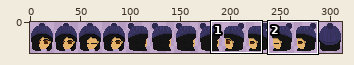
File history of a sprite sheet, graphics/player/melissa_head.png. Above: a wide view before the commit, with the close-up outlined.
Close-up. Old version:
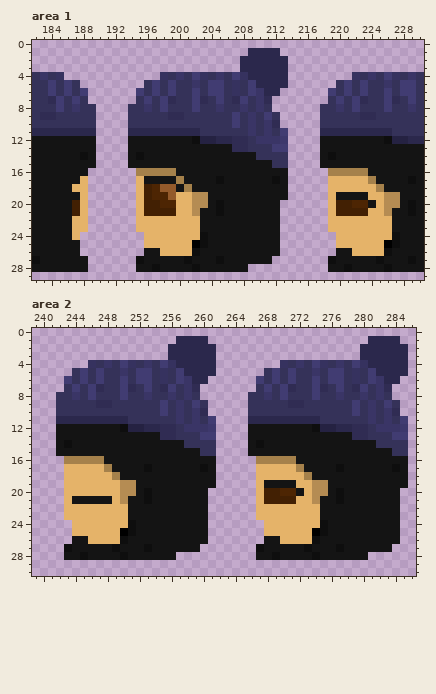
The file is 312x31 pixels. Colours within 5 levels of each other are drawn and written as one. Shown: area 1: x 182..230, y 0..29; area 2: x 239..286, y 0..30. The commit also changed other parts of the picture, which this record leaves out.
After the commit:
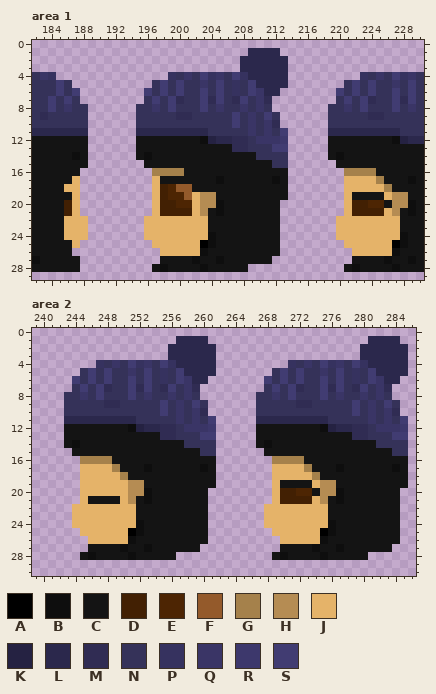
Palette (. is transparent): A #000000  B #0e0e0e  C #141414  D #422003  E #4d2503  F #945a2b  G #a5814b  H #b58c53  J #e5b369  K #252242  L #2b284c  M #302c53  N #353259  P #36325f  Q #3a3566  R #3d386c  S #413c72
Changes in this commit:
--- area 1
@@ x 182..230 @@
  3 ..........................LLLLLL.................
- 4 NQNP............PNQNSPNQNSPLLLLL........PNQNSPNQN
- 5 NNSNSN........NSNSNNQNSSNPNSLLLL......NSNSNNQNSSN
- 6 NNSNSNS......SNSNSNNSNSSNPNSQLL......SNSNSNNSNSSN
- 7 NNMSNSN......NSNSMNNSMNSNMSNQM.......NSNSMNNSMNSN
- 8 NNNSNQNN....NNQNSNNNSNNQNNQNQN......NNQNSNNNSNNQN
- 9 NMMNNNNN....NNNNNMMNNNNNNSNQNSN.....NNNNNMMNNNNNN
-10 NNNNNNNN....NNNNNNNNNNNNNSNQNQM.....NNNNNNNNNNNNN
-11 LLLLLLLL....LLLLLLLLLNNNNNNQNQNS....LLLLLLLLLNNNN
-12 CCCCCCCC....CCCCCCCCBKKLLMMNQQQR....CCCCCCCCBKKLL
-13 CCCCCCCC....CCCCCCCCCCCCCMMNNNSS....CCCCCCCCCCCCC
-14 CCCCCCBC....CBCCCCCCCCCCCCCCNNNN....CBCCCCCCCCCCC
-15 CCCCCCCC....CCCCCCCCCCCCCCCCCCNN....CCCCCCCCCCCCC
-16 CCCCCCC......GGGGGCCCCCCCCCCCCCC.....GGGGGCCCCCCC
-17 CCCCCCJ......JCCCCGCCCCBCCCCCCBC.....JJJJJGCCCCBC
-18 CCCCCJJ......JDEFFCGCCCCCCCCCCCC.....JJJJJJGCCCCC
-19 CCCCCCJ......JDEEFJJHHCCCCCCCCCC.....JCCCCJJHHCCC
-20 CCCCCDJ......JDDEEJJHHCBCCCCCCC......JDDEECJHHCBC
-21 CCCCCDJ......JDDDDJJHCCBCCCCCCC......JDDDDJJHCCBC
-22 CCCCCJJ......JJJJJJJJCCCCCCCCCC......JJJJJJJJCCCC
-23 CCCCCJJ......JJJJJJJJCCCCCCCCCC......JJJJJJJJCCCC
-24 CCCCCJ........JJJJJJJBCCCCCCCCC.......JJJJJJJBCCC
-25 CCCCCC........JJJJJJABCCCCCCCCC.......JJJJJJABCCC
-26 CCCCCC........CCJJJJBCCCCCCCCCC.......CCJJJJBCCCC
-27 BCCCCCC......BCCCCCBCCCBCCCCCC.......BCCCCCBCCCBC
-28 CCCCCCC......CCBCCCCBCCCCCC..........CCBCCCCBCCCC
+ 4 NQP..............PNQNSPQNSPLLLLL.........PNQNSPQN
+ 5 NNNSN..........NSNSNNQNSNPNSLLLL.......NSNSNNQNSN
+ 6 NNNSNS........SNSNSNNSNSNPNSQLL.......SNSNSNNSNSN
+ 7 NNSNSN........NSNSMNNSMSNMSNQM........NSNSMNNSMSN
+ 8 NNSNQNN......NNQNSNNNSNQNNQNQN.......NNQNSNNNSNQN
+ 9 NMNNNNN......NNNNNMMNNNNNSNQNSN......NNNNNMMNNNNN
+10 NNNNNNN......NNNNNNNNNNNNSNQNQM......NNNNNNNNNNNN
+11 LLLLLLL......LLLLLLLLLNNNNNQNQNS.....LLLLLLLLLNNN
+12 CCCCCCC......CCCCCCCCBKLLMMNQQQR.....CCCCCCCCBKLL
+13 CCCCCCC......CCCCCCCCCCCCMMNNNSS.....CCCCCCCCCCCC
+14 CCCCCBC......CBCCCCCCCCCCCCCNNNN.....CBCCCCCCCCCC
+15 CCCCCCC.......CCCCCCCCCCCCCCCCNN......CCCCCCCCCCC
+16 CCCCCC.........GGGGCCCCCCCCCCCCC.......GGGGCCCCCC
+17 CCCCCJ.........JCCCCCCCBCCCCCCBC.......JJJJGCCCBC
+18 CCCCJJ.........JDEFFCCCCCCCCCCCC.......JJJJJGCCCC
+19 CCCCCJ.........JDEEFJHHCCCCCCCCC.......JCCCCJHHCC
+20 CCCCDJ.........JDDEEJHHBCCCCCCC........JDDEECHHBC
+21 CCCCDJ.........JDDDDJHCBCCCCCCC........JDDDDJHCBC
+22 CCCCJJJ.......JJJJJJJJCCCCCCCCC.......JJJJJJJJCCC
+23 CCCCJJJ.......JJJJJJJJCCCCCCCCC.......JJJJJJJJCCC
+24 CCCCJJJ.......JJJJJJJJBCCCCCCCC.......JJJJJJJJBCC
+25 CCCCCJ.........JJJJJJABCCCCCCCC........JJJJJJABCC
+26 CCCCC...........JJJJJBCCCCCCCCC.........JJJJJBCCC
+27 BCCCCC..........CCCCBCCBCCCCCC..........CCCCBCCBC
+28 CCCCCC.........CBCCCCBCCCCC............CBCCCCBCCC
 29 .................................................
--- area 2
@@ x 239..286 @@
  3 .................LLLLLL..................LLLLLL.
- 4 .......PNQNSPNQNSPLLLLL........PNQNSPNQNSPLLLLL.
- 5 .....NSNSNNQNSSNPNSLLLL......NSNSNNQNSSNPNSLLLL.
- 6 ....SNSNSNNSNSSNPNSQLL......SNSNSNNSNSSNPNSQLL..
- 7 ....NSNSMNNSMNSNMSNQM.......NSNSMNNSMNSNMSNQM...
- 8 ...NNQNSNNNSNNQNNQNQN......NNQNSNNNSNNQNNQNQN...
- 9 ...NNNNNMMNNNNNNSNQNSN.....NNNNNMMNNNNNNSNQNSN..
-10 ...NNNNNNNNNNNNNSNQNQM.....NNNNNNNNNNNNNSNQNQM..
-11 ...LLLLLLLLLNNNNNNQNQNS....LLLLLLLLLNNNNNNQNQNS.
-12 ...CCCCCCCCBKKLLMMNQQQR....CCCCCCCCBKKLLMMNQQQR.
-13 ...CCCCCCCCCCCCCMMNNNSS....CCCCCCCCCCCCCMMNNNSS.
-14 ...CBCCCCCCCCCCCCCCNNNN....CBCCCCCCCCCCCCCCNNNN.
-15 ...CCCCCCCCCCCCCCCCCCNN....CCCCCCCCCCCCCCCCCCNN.
-16 ....GGGGGCCCCCCCCCCCCCC.....GGGGGCCCCCCCCCCCCCC.
-17 ....JJJJJGCCCCBCCCCCCBC.....JJJJJGCCCCBCCCCCCBC.
-18 ....JJJJJJGCCCCCCCCCCCC.....JJJJJJGCCCCCCCCCCCC.
-19 ....JJJJJJJHHCCCCCCCCCC.....JCCCCJJHHCCCCCCCCCC.
-20 ....JJJJJJJHHCBCCCCCCC......JDDEECJHHCBCCCCCCC..
-21 ....JCCCCCJHCCBCCCCCCC......JDDDDJJHCCBCCCCCCC..
-22 ....JJJJJJJJCCCCCCCCCC......JJJJJJJJCCCCCCCCCC..
-23 ....JJJJJJJJCCCCCCCCCC......JJJJJJJJCCCCCCCCCC..
-24 .....JJJJJJJBCCCCCCCCC.......JJJJJJJBCCCCCCCCC..
-25 .....JJJJJJABCCCCCCCCC.......JJJJJJABCCCCCCCCC..
-26 .....CCJJJJBCCCCCCCCCC.......CCJJJJBCCCCCCCCCC..
-27 ....BCCCCCBCCCBCCCCCC.......BCCCCCBCCCBCCCCCC...
-28 ....CCBCCCCBCCCCCC..........CCBCCCCBCCCCCC......
+ 4 ........PNQNSPQNSPLLLLL.........PNQNSPQNSPLLLLL.
+ 5 ......NSNSNNQNSNPNSLLLL.......NSNSNNQNSNPNSLLLL.
+ 6 .....SNSNSNNSNSNPNSQLL.......SNSNSNNSNSNPNSQLL..
+ 7 .....NSNSMNNSMSNMSNQM........NSNSMNNSMSNMSNQM...
+ 8 ....NNQNSNNNSNQNNQNQN.......NNQNSNNNSNQNNQNQN...
+ 9 ....NNNNNMMNNNNNSNQNSN......NNNNNMMNNNNNSNQNSN..
+10 ....NNNNNNNNNNNNSNQNQM......NNNNNNNNNNNNSNQNQM..
+11 ....LLLLLLLLLNNNNNQNQNS.....LLLLLLLLLNNNNNQNQNS.
+12 ....CCCCCCCCBKLLMMNQQQR.....CCCCCCCCBKLLMMNQQQR.
+13 ....CCCCCCCCCCCCMMNNNSS.....CCCCCCCCCCCCMMNNNSS.
+14 ....CBCCCCCCCCCCCCCNNNN.....CBCCCCCCCCCCCCCNNNN.
+15 .....CCCCCCCCCCCCCCCCNN......CCCCCCCCCCCCCCCCNN.
+16 ......GGGGCCCCCCCCCCCCC.......GGGGCCCCCCCCCCCCC.
+17 ......JJJJGCCCBCCCCCCBC.......JJJJGCCCBCCCCCCBC.
+18 ......JJJJJGCCCCCCCCCCC.......JJJJJGCCCCCCCCCCC.
+19 ......JJJJJJHHCCCCCCCCC.......JCCCCJHHCCCCCCCCC.
+20 ......JJJJJJHHBCCCCCCC........JDDEECHHBCCCCCCC..
+21 ......JCCCCJHCBCCCCCCC........JDDDDJHCBCCCCCCC..
+22 .....JJJJJJJJCCCCCCCCC.......JJJJJJJJCCCCCCCCC..
+23 .....JJJJJJJJCCCCCCCCC.......JJJJJJJJCCCCCCCCC..
+24 .....JJJJJJJJBCCCCCCCC.......JJJJJJJJBCCCCCCCC..
+25 ......JJJJJJABCCCCCCCC........JJJJJJABCCCCCCCC..
+26 .......JJJJJBCCCCCCCCC.........JJJJJBCCCCCCCCC..
+27 .......CCCCBCCBCCCCCC..........CCCCBCCBCCCCCC...
+28 ......CBCCCCBCCCCC............CBCCCCBCCCCC......
 29 ................................................
Where, in picture pixels (left, top, right, bottom), the same in both close-ups:
changed: (48, 72, 96, 272)
changed: (128, 72, 216, 272)
changed: (320, 72, 408, 272)
changed: (56, 360, 144, 560)
changed: (248, 360, 336, 560)
